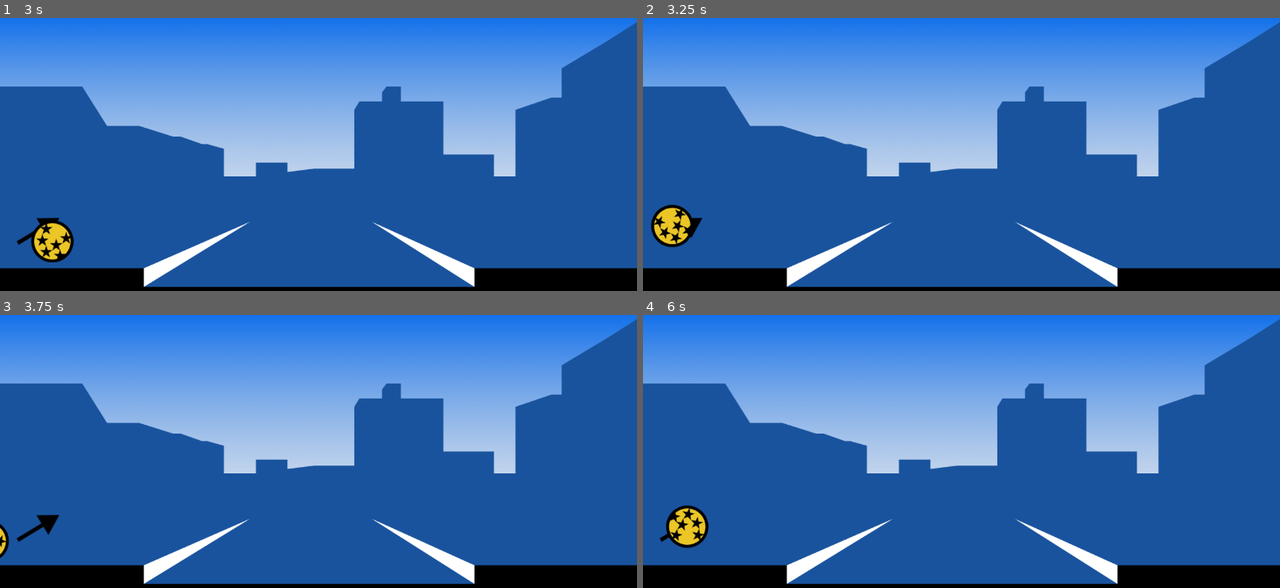
Above: before the commit, frames 1-4 (two rows, left to right).
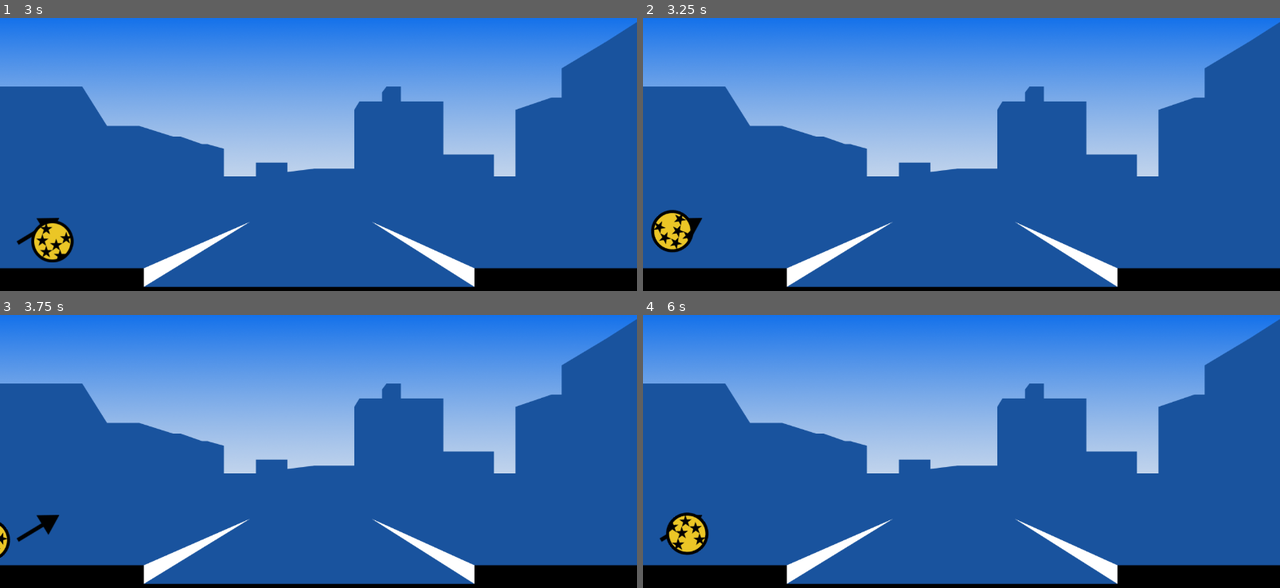
Above: after the commit, the same moments.

Repository: Ravenyy/Godot-Curbs
Game: Godot game, scene res://src/Main.tscn
Two runs of this game, one before a commit and one after it. Both use one fixed random seed, a clock stepped at 60 frames per second and the inputs below.
Inputs (mouse positions are in pixels of both pictures, inside the frame that each line leads up to):
- Up to frame 1 (3 s): tap Enter at 0.5, 2 s; move the mouse to (458, 140) at 0.52 s; press the mouse at (458, 140) at 0.53 s; tap Space at 1.25, 2.75 s; move the mouse to (191, 168) at 1.27 s; release the mouse at (191, 168) at 1.28 s; click (191, 168) at 1.35 s; move the mouse to (382, 94) at 2.02 s; press the mouse at (382, 94) at 2.03 s; move the mouse to (286, 209) at 2.77 s; release the mouse at (286, 209) at 2.78 s; click (286, 209) at 2.85 s
- Up to frame 2 (3.25 s): no input
- Up to frame 3 (3.75 s): move the mouse to (509, 492) at 3.52 s; press the mouse at (509, 492) at 3.53 s
- Up to frame 4 (6 s): tap Enter at 4.25 s; move the mouse to (770, 410) at 4.27 s; release the mouse at (770, 410) at 4.28 s; click (770, 410) at 4.35 s; move the mouse to (993, 451) at 5.02 s; press the mouse at (993, 451) at 5.03 s; move the mouse to (865, 383) at 5.77 s; release the mouse at (865, 383) at 5.78 s; click (865, 383) at 5.85 s

Frame 1 is identical in both runs. In frame 2, 0.7% of the frame differs, in the area x 1-8%, y 68-87%; in frame 3, 0.1%; in frame 4, 0.8%, in the area x 3-11%, y 69-89%.

Commit message:
Project restructurisation

Diff:
--- a/scripts/Throw.gd
+++ b/scripts/Throw.gd
@@ -3,7 +3,7 @@
 onready var visibility_notifier = get_node("VisibilityNotifier2D")
 var dragging
 var drag_start = Vector2()
-
+signal touch
 
 func _input(event):
 	if event.is_action_pressed("click") and not dragging:
@@ -20,3 +20,8 @@
 func _on_VisibilityNotifier2D_screen_exited():
 	mode = MODE_STATIC
 	set_position(Vector2(154, 377))
+
+
+func _on_Ball_body_entered(body):
+	emit_signal("touch")
+	print("chuj")
--- a/src/Main.tscn
+++ b/src/Main.tscn
@@ -38,12 +38,16 @@
 
 [node name="Ball" parent="." instance=ExtResource( 8 )]
 position = Vector2( 154, 377 )
+collision_layer = 0
 
 [node name="Asphalt" parent="." instance=ExtResource( 7 )]
 position = Vector2( 577, 568 )
+collision_mask = 0
 
 [node name="Left Curb" parent="." instance=ExtResource( 2 )]
 position = Vector2( -49, 527 )
+collision_mask = 0
 
 [node name="Right Curb" parent="." instance=ExtResource( 6 )]
 position = Vector2( 1292, 527 )
+collision_mask = 0
--- a/src/ball.tscn
+++ b/src/ball.tscn
@@ -4,7 +4,8 @@
 [ext_resource path="res://scripts/Throw.gd" type="Script" id=2]
 
 [sub_resource type="PhysicsMaterial" id=3]
-bounce = 0.6
+friction = 0.5
+bounce = 0.5
 
 [sub_resource type="CircleShape2D" id=1]
 radius = 42.9535
@@ -31,4 +32,5 @@
 [node name="CollisionShape2D" type="CollisionShape2D" parent="Area2D"]
 shape = SubResource( 2 )
 
+[connection signal="body_entered" from="." to="." method="_on_Ball_body_entered"]
 [connection signal="screen_exited" from="VisibilityNotifier2D" to="." method="_on_VisibilityNotifier2D_screen_exited"]
Renamed: src/asphalt_collision.gd -> scripts/asphalt_collision.gd
Renamed: src/collisions_detector.gd -> scripts/collisions_detector.gd
